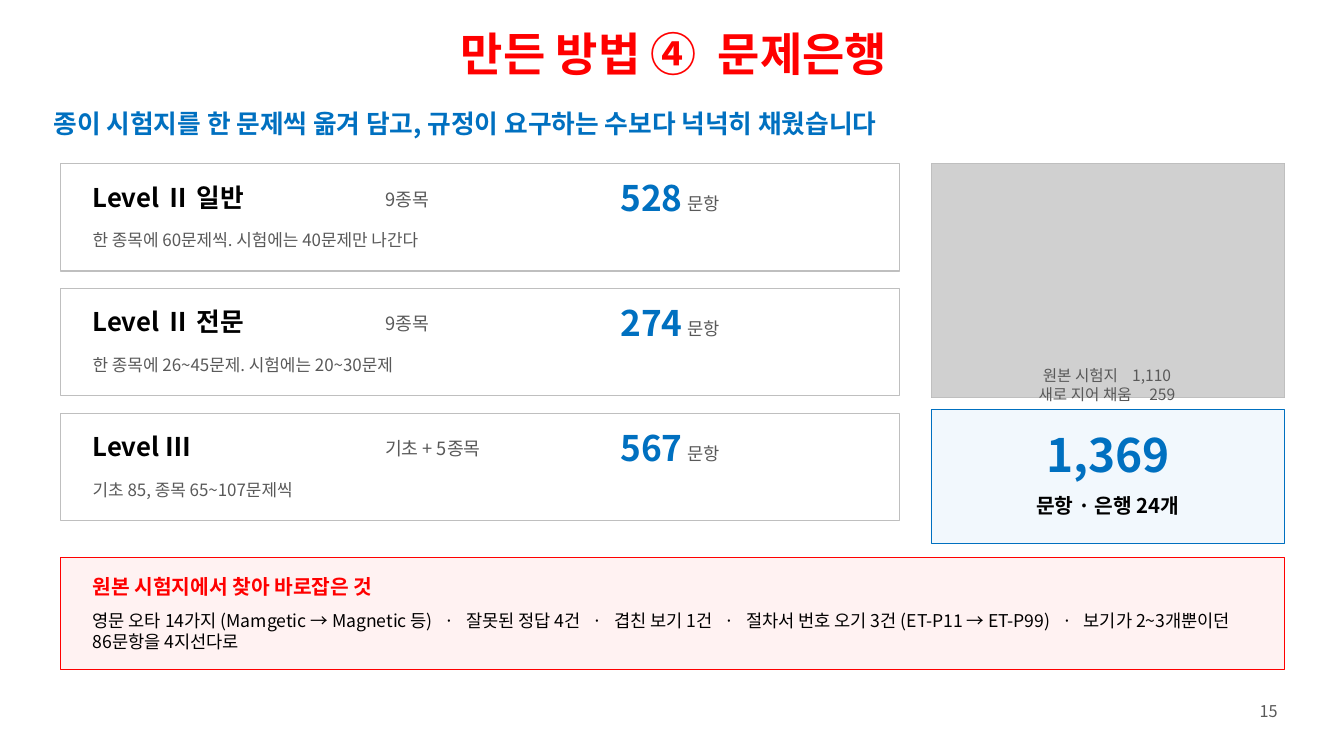
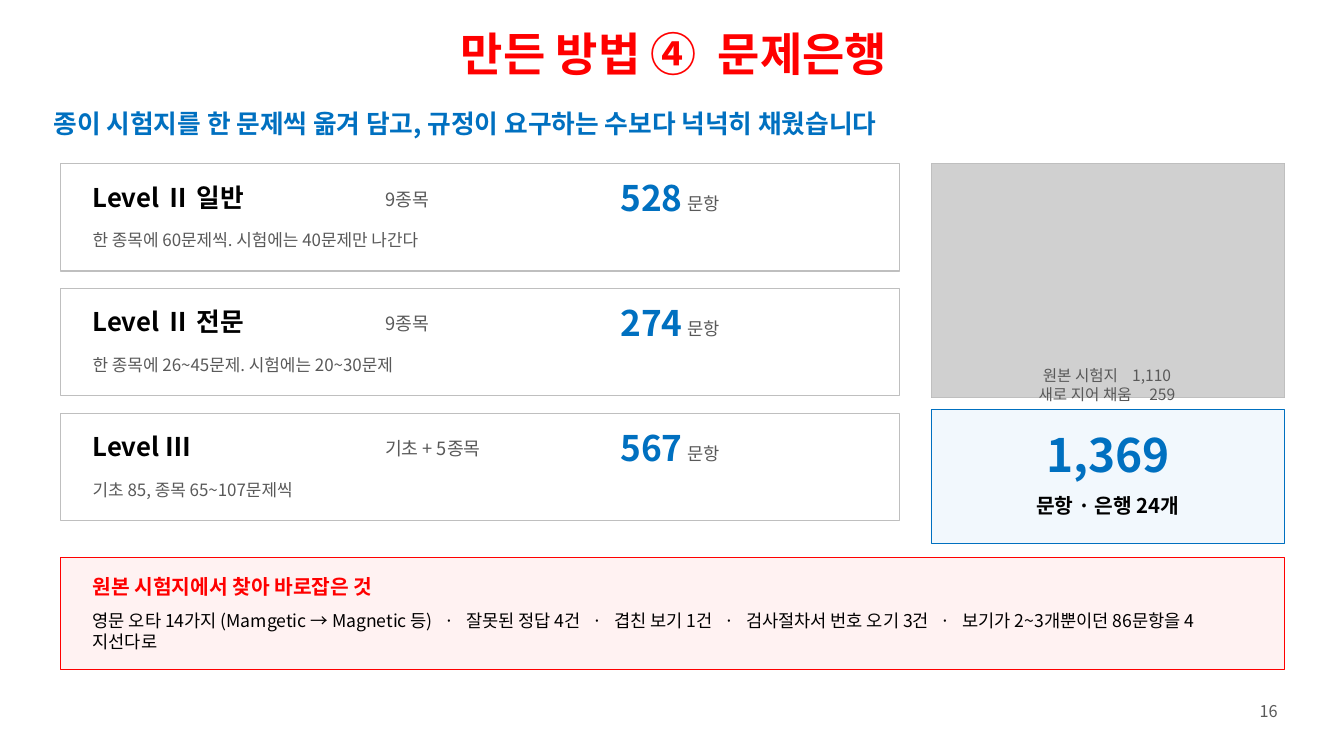
Before and after one commit to ys1277-sys/HIENDT-CBT, a slide deck: slide 16 of docs/발표자료-CBT-2026-08.pptx (slide 15 before the commit). Drawn at 1344x731 pixels with LibreOffice and Linux fonts; fonts in the diff are those of the drawing; grey boxes stand for pictures. Boxes give left, top, right and bottom in pixels: in the first picture for what was removed or moved away, otherwise in the second. Text is boxed around its words. In the diff, an @@ line names an element or a change of style, - is before the commit and + after.

```diff
--- a/docs/발표자료-CBT-2026-08.pptx
+++ b/docs/발표자료-CBT-2026-08.pptx
@@ text at (93,612,1181,632): text changed @@
-영문 오타 14가지 (Mamgetic → Magnetic 등) · 잘못된 정답 4건 · 겹친 보기 1건 · 절차서 번호 오기 3건 (ET-P11 → ET-P99) · 보기가 2~3개뿐이던 86문항을 4지선다로
+영문 오타 14가지 (Mamgetic → Magnetic 등) · 잘못된 정답 4건 · 겹친 보기 1건 · 검사절차서 번호 오기 3건 · 보기가 2~3개뿐이던 86문항을 4지선다로
@@ text at (1260,705,1278,717): text changed @@
-15
+16
```
Also in this commit, not shown: 19 other slides changed, 2 slides added, 1 other file.
